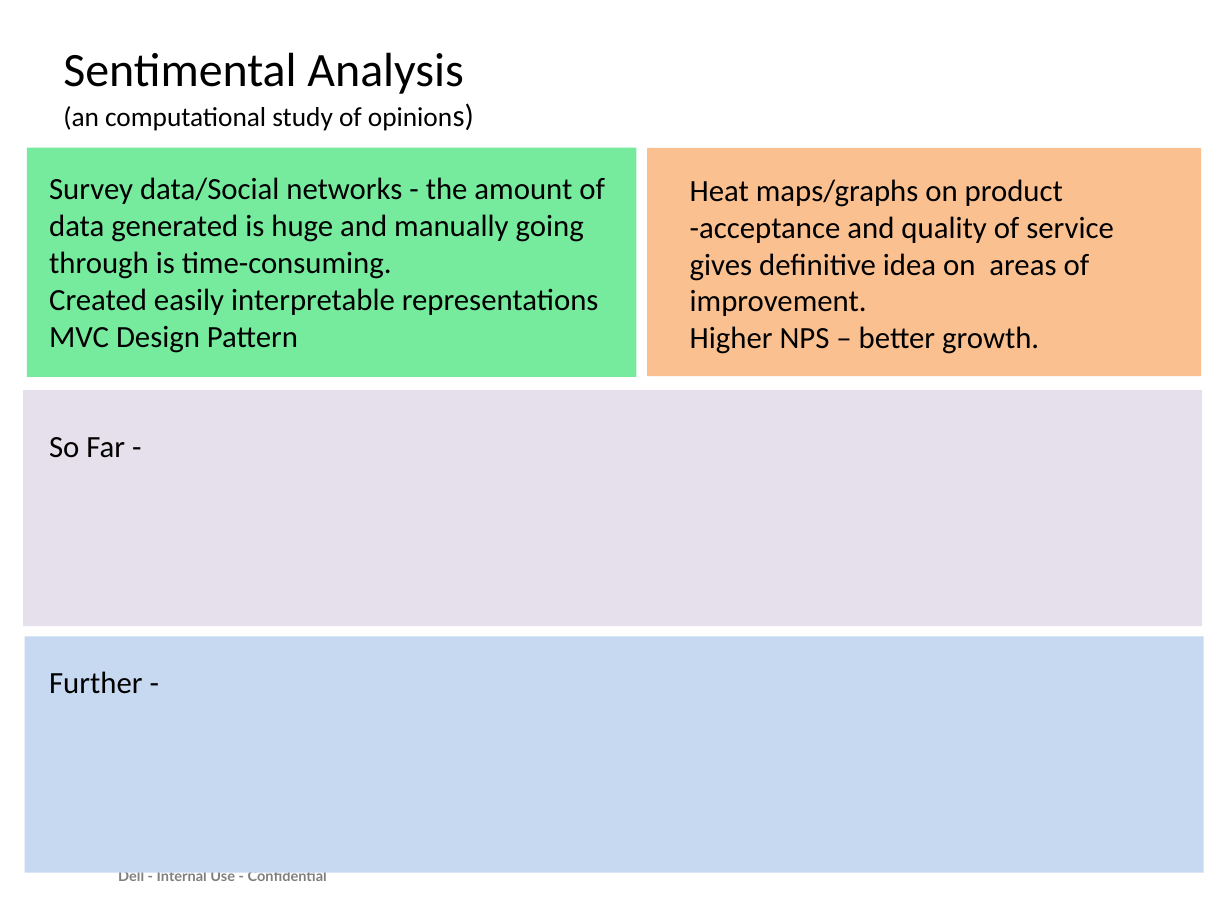
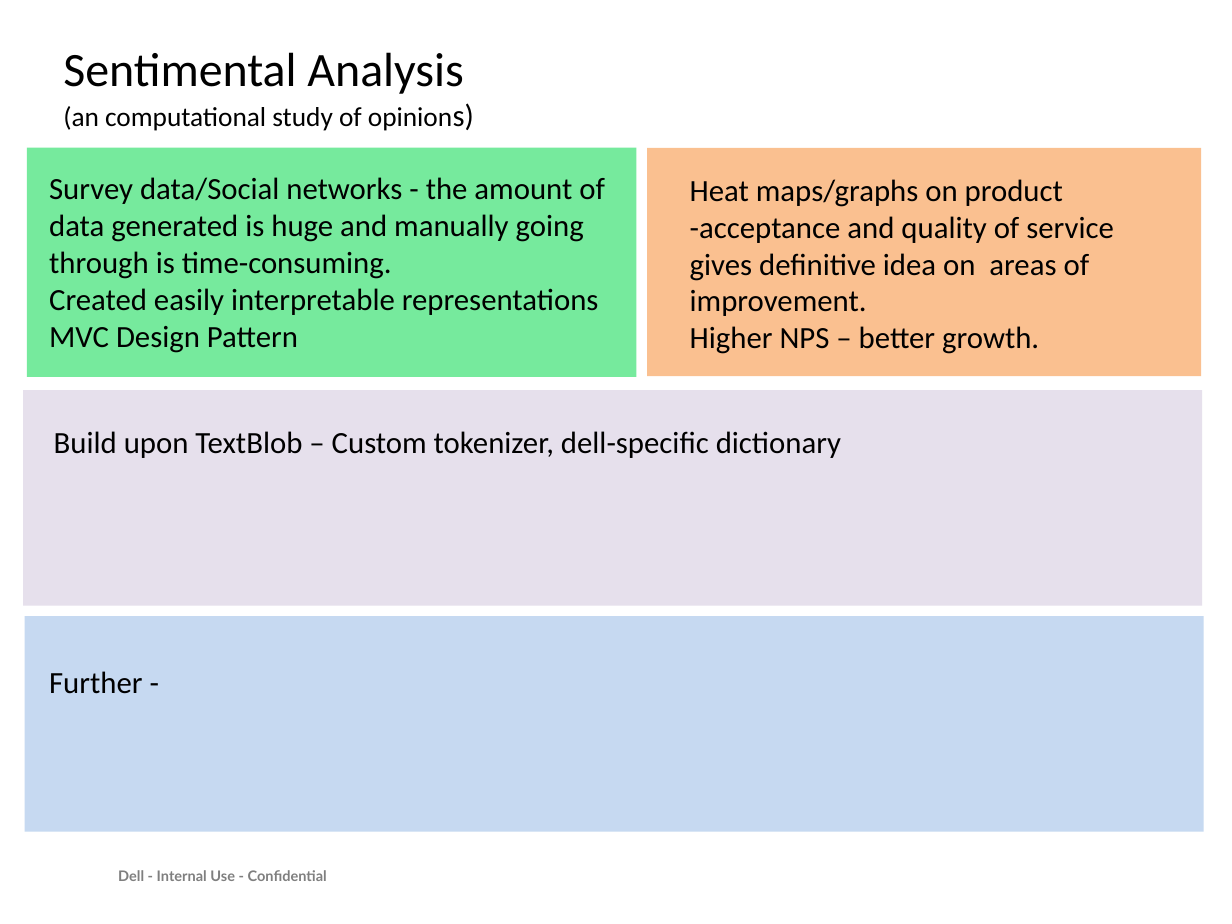
Before and after one commit to DCSGInterns/NLP, a slide deck: slide 1 of Final PPT.pptx. Drawn at 1232x924 pixels with LibreOffice and Linux fonts; fonts in the diff are those of the drawing. Boxes give left, top, right and bottom in pixels: in the first picture for what was removed or moved away, otherwise in the second. Text is boxed around its words. In the diff, an @@ line names an element or a change of style, - is before the commit and + after.

```diff
--- a/Final PPT.pptx
+++ b/Final PPT.pptx
@@ rectangle: place and size @@
-rectangle at [23,391,1202,627]
+rectangle at [23,391,1202,606]
@@ text at [54,431,841,458]: text changed @@
-So Far -
+Build upon TextBlob – Custom tokenizer, dell-specific dictionary
@@ rectangle: place and size @@
-rectangle at [25,637,1204,873]
+rectangle at [25,616,1204,832]
```
Also in this commit, not shown: 16 other files.
